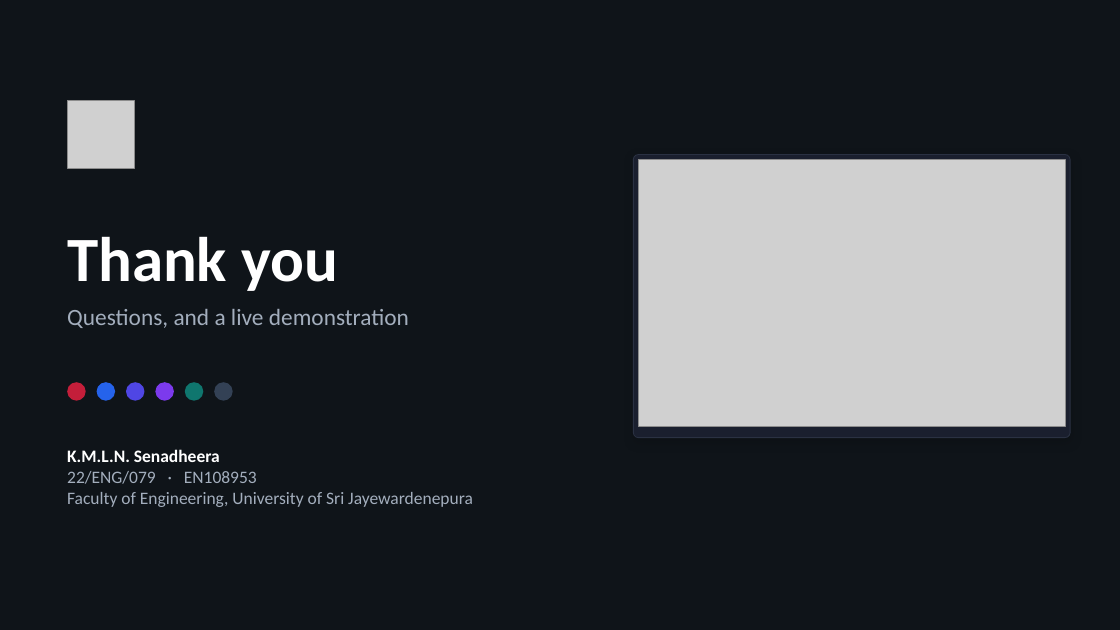
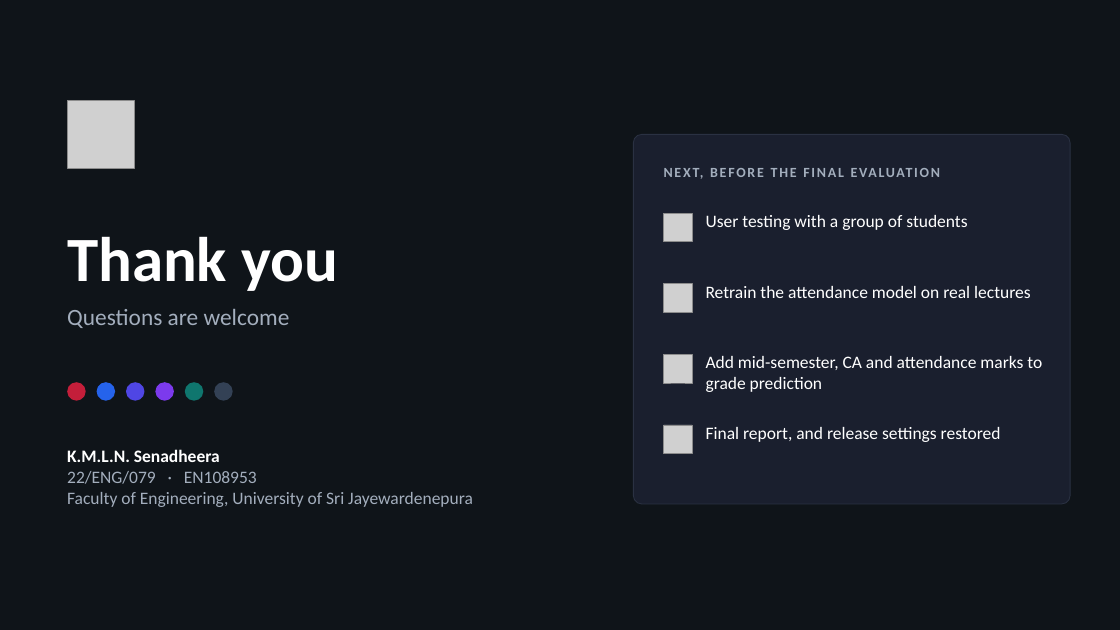
Before and after one commit to Senadheera-eng/Performance-Evaluation-System, a slide deck: slide 9 of presentations/PES_Mid_Progress_Evaluation.pptx (slide 22 before the commit). Drawn at 1120x630 pixels with LibreOffice and Linux fonts; fonts in the diff are those of the drawing; grey boxes stand for pictures. Boxes give left, top, right and bottom in pixels: in the first picture for what was removed or moved away, otherwise in the second. Text is boxed around its words. In the diff, an @@ line names an element or a change of style, - is before the commit and + after.

```diff
--- a/presentations/PES_Mid_Progress_Evaluation.pptx
+++ b/presentations/PES_Mid_Progress_Evaluation.pptx
@@ rounded rectangle: place and size @@
-rounded rectangle at (634, 155, 1070, 438)
+rounded rectangle at (634, 134, 1070, 504)
@@ rounded rectangle at (634, 134, 1070, 504): shadow off; proportions changed @@
@@ picture removed at (639, 160, 1065, 426) @@
@@ text added at (664, 164, 1050, 189), 12 pt, text #A3AEBD, bold @@
+NEXT, BEFORE THE FINAL EVALUATION
@@ picture added at (664, 213, 692, 242) @@
@@ text added at (706, 215, 967, 230), 15 pt, text #FFFFFF @@
+User testing with a group of students
@@ picture added at (664, 284, 692, 313) @@
@@ text added at (706, 286, 1031, 298), 15 pt, text #FFFFFF @@
+Retrain the attendance model on real lectures
@@ text at (67, 309, 290, 328): text changed @@
-Questions, and a live demonstration
+Questions are welcome
@@ picture added at (664, 355, 692, 383) @@
@@ text added at (706, 356, 1042, 392), 15 pt, text #FFFFFF @@
+Add mid-semester, CA and attendance marks to grade prediction
@@ picture added at (664, 425, 692, 454) @@
@@ text added at (706, 427, 1001, 442), 15 pt, text #FFFFFF @@
+Final report, and release settings restored
```
Also in this commit, not shown: 5 other slides changed, 4 slides added, 15 slides removed, 6 other files.
